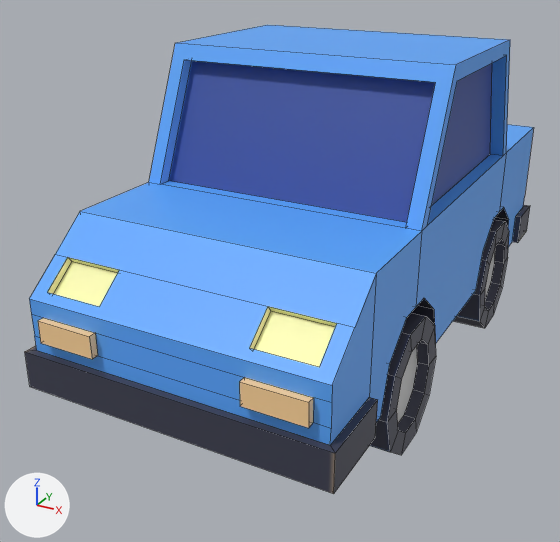
What one commit did to the Blender file Assets/Models/Car.blend.
Before and after are seen from a camera (50 mm lens) standing at (3.5, -7.72, 4.68) and looking at (-0.38, -0.68, 1.16). Lighting does not change. The marker at lower left points along +X, +Y and +Z. Mesh edges are drawn as thin lines.

Objects in the first picture: 'Car', 'Ture Back Left', 'Ture Front Left'.
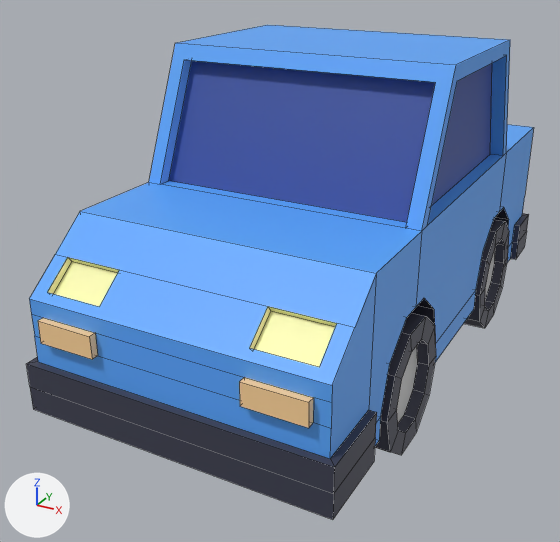
Patch to the scene script:
```diff
--- a/Assets/Models/Car.blend.py
+++ b/Assets/Models/Car.blend.py
@@ me_cube @@
 # used by ob_car; location = (0.0, 0.0, 0.75)
-me_cube.from_pydata(...)  # 196 vertices, 133 faces; spans x -1.57..1.57, y -3.38..3.07, z 0.0..2.85
+me_cube.from_pydata(...)  # 224 vertices, 158 faces; spans x -1.57..1.57, y -3.38..3.07, z -0.25..2.85
+# me_cube part 1
+# 4 vertices are removed from x -1.5..1.5, y -3.3..3.0, z 0.0
+# 8 faces are deleted
+# 16 vertices in x -1.57..1.57, y -3.38..3.07, z 0.38 move by (0.0, 0.0, -0.13)
+# 32 new vertices lie (0.0, 0.0, -0.25) away from vertices in x -1.57..1.57, y -3.38..3.07, z 0.0
+# 33 new faces join them
+# me_cube part 2: 102 kept faces spanning x -1.57..1.57, y -3.38..3.07, z 0.0..2.85 get new texture (UV) coordinates
 me_cube.materials.append(mat_car_png)
```

Changed parts and their boxes [x1, y1, x2, y2] in the pictures (560 x 542 px):
'Car', reshaped: before [25, 25, 534, 494]; after [27, 25, 534, 520]
part 1 of me_cube, built on: before [25, 128, 534, 494]; after [27, 128, 534, 520]
part 2 of me_cube, surface changed: [428, 43, 500, 343] in both
